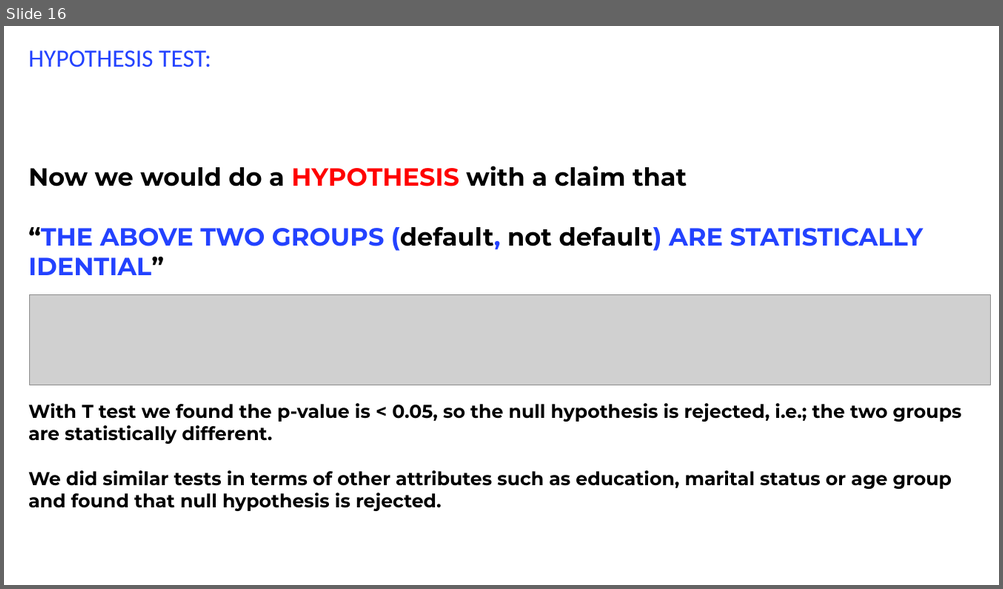
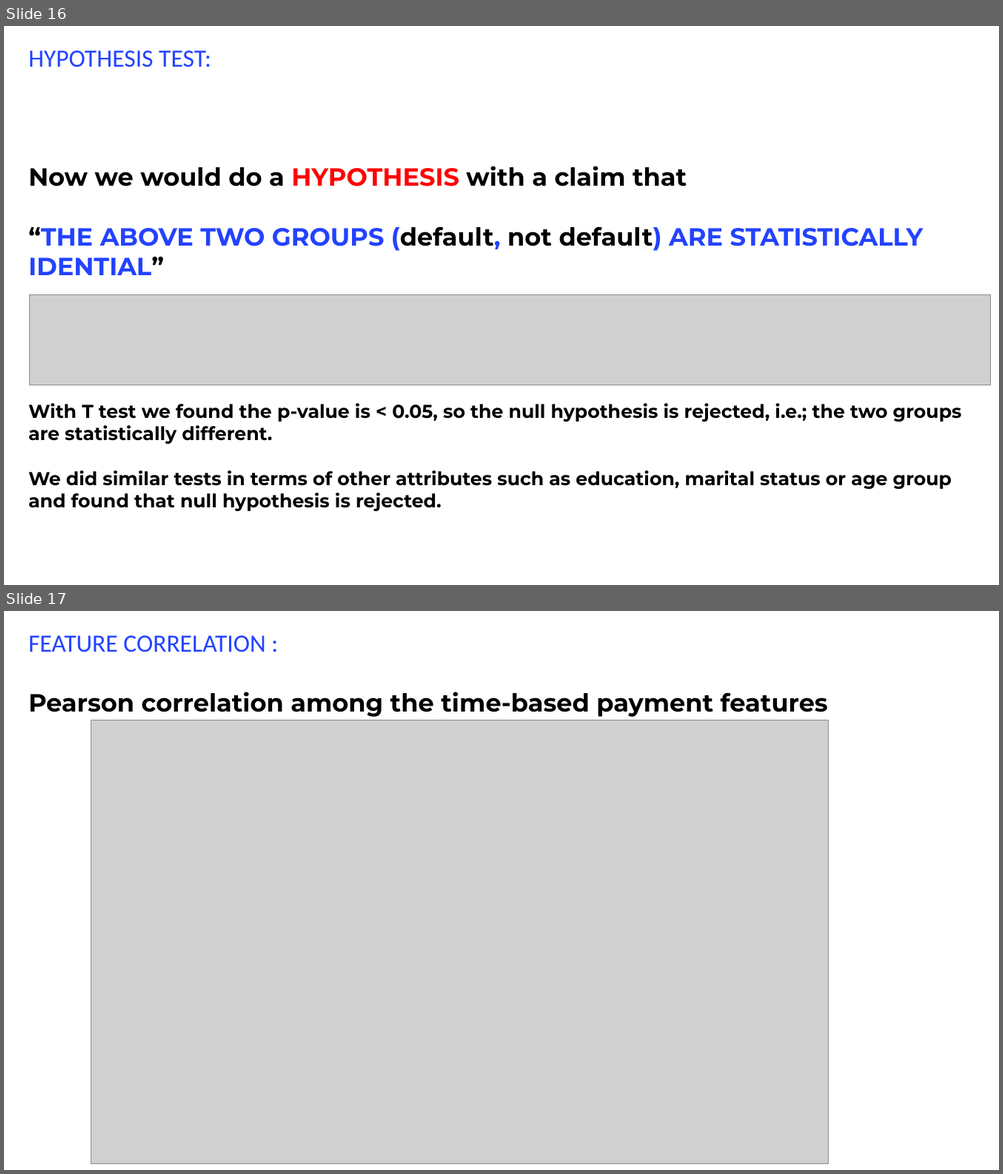
Before and after one commit to dsdata2000/springboard, a slide deck: default_credit_card_client_.pptx. Shown one above the other, each under a label of ours: slide 16 before the commit, slides 16 and 17 after it. The pictures are 1003x589 and 1003x1174 pixels, drawn with LibreOffice and Linux fonts; fonts in the diff are those of the drawing; grey boxes stand for pictures. Boxes give left, top, right and bottom in pixels: in the first picture for what was removed or moved away, otherwise in the second. Text is boxed around its words. In the diff, an @@ line names an element or a change of style, - is before the commit and + after.

```diff
--- a/default_credit_card_client_.pptx
+++ b/default_credit_card_client_.pptx
@@ slide 17 added at <box>4,611,999,1170</box>, background #FFFFFF @@
@@ text added at <box>28,635,828,717</box>, 24 pt, text #000000, bold @@
+FEATURE CORRELATION :
+Pearson correlation among the time-based payment features
@@ picture added at <box>91,721,828,1165</box> @@
```
Also in this commit, not shown: 1 slide changed, 2 other slides added.
